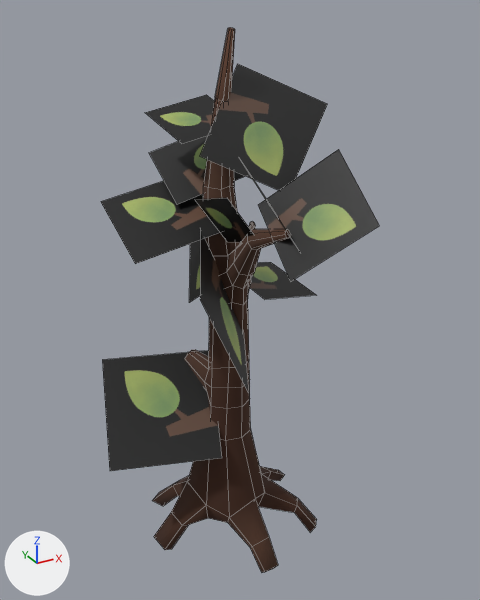
What one commit did to the FBX model Assets/Tree/TreeStage1.fbx.
The view is the same before and after, from a 50 mm camera at (-0.691, -1.323, 1.221) aimed at (0.001, -0.064, 0.592). The lights are fixed; the arrows at lower left show +X, +Y and +Z. Mesh edges are drawn as thin lines. Where no turn or scale is listed for an object, it has been applied to the vertices.

Names of what the first picture shows: 'Tree2', 'Tree2.001'.
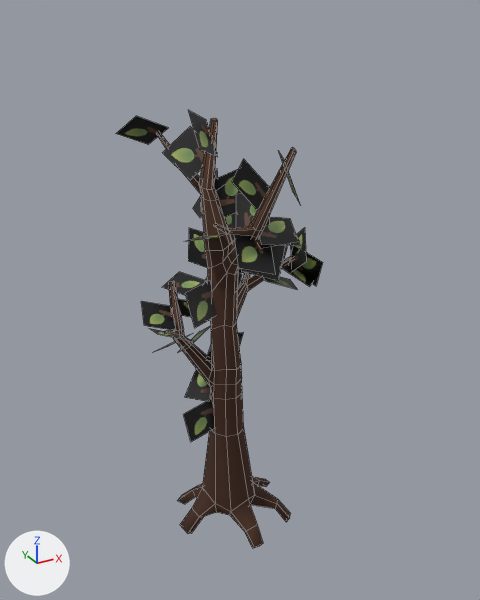
Patch to the scene script:
```diff
--- a/Assets/Tree/TreeStage1.fbx.py
+++ b/Assets/Tree/TreeStage1.fbx.py
@@ me_cylinder_012 @@
 # used by ob_tree2_001; location = (0.0, 0.001, 0.0)
-me_cylinder_012.from_pydata(...)  # 218 vertices, 192 faces; spans x -0.222..0.231, y -0.283..0.214, z -0.13..1.185
+me_cylinder_012.from_pydata(...)  # 274 vertices, 248 faces; spans x -0.146..0.191, y -0.29..0.205, z -0.108..1.005
+# me_cylinder_012 part 1: 218 vertices removed from x -0.222..0.231, y -0.283..0.214, z -0.13..1.185; 274 vertices added at x -0.146..0.191, y -0.29..0.205, z -0.108..1.005
 me_cylinder_012.materials.append(mat_material_001)
@@ me_cylinder_015 @@
+me_cylinder_015.from_pydata(...)  # 160 vertices, 40 faces; spans x -0.191..0.245, y -0.35..0.261, z 0.194..1.03
+me_cylinder_015.materials.append(mat_material_002)  # picture img_leaf_1_png
@@ ob_tree2_001 @@
 ob_tree2_001 = bpy.data.objects.new('Tree2.001', me_cylinder_012)
-ob_tree2_001.location = (0.0, 0.001, 0.0)
+ob_tree2_001.location = (0.0, 0.0, 0.0)
@@ ob_tree2 @@
-ob_tree2 = bpy.data.objects.new('Tree2', me_cylinder_003)
-ob_tree2.location = (0.0, 0.001, 0.0)
@@ ob_tree2_000 @@
+ob_tree2_000 = bpy.data.objects.new('Tree2.000', me_cylinder_015)
+ob_tree2_000.location = (0.0, 0.0, 0.0)
```

Location of each change, [x1, y1, x2, y2] in pixels of the pictures (480 x 600 px):
'Tree2', deleted (black): before [101, 64, 379, 471]
'Tree2.001', reshaped, moved (16% narrower, 21% shorter): before [152, 27, 317, 573]; after [157, 118, 296, 548]
'Tree2.000', added (black): after [116, 110, 323, 442]
